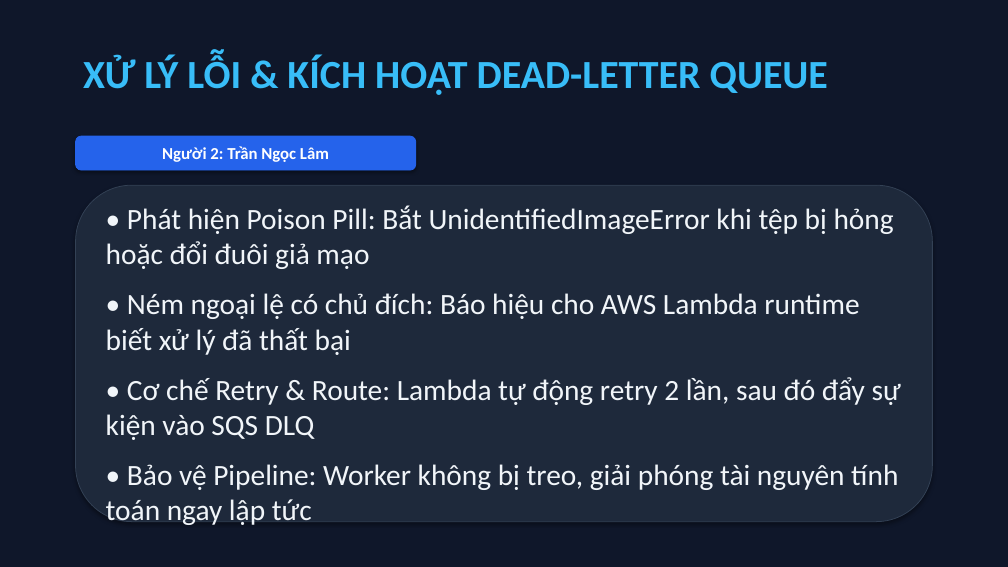
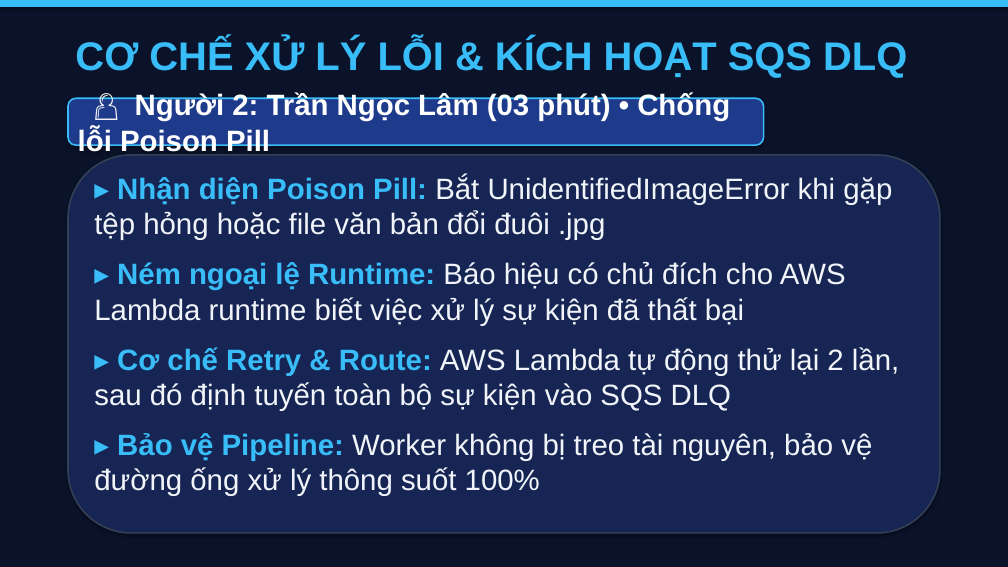
Before and after one commit to datdanghoccode/DTDM_XuLyAnh_Serverless, a slide deck: slide 8 of docs/DTDM_ThuyetTrinh_DeTai9.pptx. Drawn at 1008x567 pixels with LibreOffice and Linux fonts; fonts in the diff are those of the drawing. Boxes give left, top, right and bottom in pixels: in the first picture for what was removed or moved away, otherwise in the second. Text is boxed around its words. In the diff, an @@ line names an element or a change of style, - is before the commit and + after.

```diff
--- a/docs/DTDM_ThuyetTrinh_DeTai9.pptx
+++ b/docs/DTDM_ThuyetTrinh_DeTai9.pptx
@@ rectangle at (x1=0, y1=0, x2=1008, y2=567): fill #0F172A to #0B132B; outline #0F172A 0.75 pt to #0B132B 0.75 pt @@
@@ rectangle added at (x1=0, y1=0, x2=1008, y2=6), fill #38BDF8, outline #38BDF8 0.75 pt @@
@@ text at (x1=75, y1=38, x2=907, y2=78): text changed; font Calibri to Arial @@
-XỬ LÝ LỖI & KÍCH HOẠT DEAD-LETTER QUEUE
+CƠ CHẾ XỬ LÝ LỖI & KÍCH HOẠT SQS DLQ
@@ rounded rectangle "👤 Người 2: Trần Ngọc ..." resized from (x1=76, y1=136, x2=416, y2=170) to (x1=68, y1=98, x2=764, y2=145) @@
@@ rounded rectangle "👤 Người 2: Trần Ngọc ..." at (x1=68, y1=98, x2=764, y2=145): fill #2563EB to #1E3A8A; outline #2563EB 0.75 pt to #38BDF8 1.5 pt @@
@@ text in rounded rectangle at (x1=78, y1=92, x2=730, y2=156): text changed; size 16 to 28 pt; font Calibri to Arial @@
-Người 2: Trần Ngọc Lâm
+👤 Người 2: Trần Ngọc Lâm (03 phút) • Chống lỗi Poison Pill
@@ rounded rectangle resized from (x1=76, y1=185, x2=932, y2=522) to (x1=68, y1=155, x2=940, y2=533) @@
@@ rounded rectangle at (x1=68, y1=155, x2=940, y2=533): fill #1E293B to #172554; outline #334155 0.75 pt to #334155 1.5 pt @@
@@ text at (x1=94, y1=176, x2=899, y2=496): text changed; font Calibri to Arial @@
-• Phát hiện Poison Pill: Bắt UnidentifiedImageError khi tệp bị hỏng hoặc đổi đuôi giả mạo
-• Ném ngoại lệ có chủ đích: Báo hiệu cho AWS Lambda runtime biết xử lý đã thất bại
-• Cơ chế Retry & Route: Lambda tự động retry 2 lần, sau đó đẩy sự kiện vào SQS DLQ
-• Bảo vệ Pipeline: Worker không bị treo, giải phóng tài nguyên tính toán ngay lập tức
+▸ Nhận diện Poison Pill: Bắt UnidentifiedImageError khi gặp tệp hỏng hoặc file văn bản đổi đuôi .jpg
+▸ Ném ngoại lệ Runtime: Báo hiệu có chủ đích cho AWS Lambda runtime biết việc xử lý sự kiện đã thất bại
+▸ Cơ chế Retry & Route: AWS Lambda tự động thử lại 2 lần, sau đó định tuyến toàn bộ sự kiện vào SQS DLQ
+▸ Bảo vệ Pipeline: Worker không bị treo tài nguyên, bảo vệ đường ống xử lý thông suốt 100%
```
Also in this commit, not shown: 10 other slides changed, 3 slides added, 2 slides removed, 8 other files.
